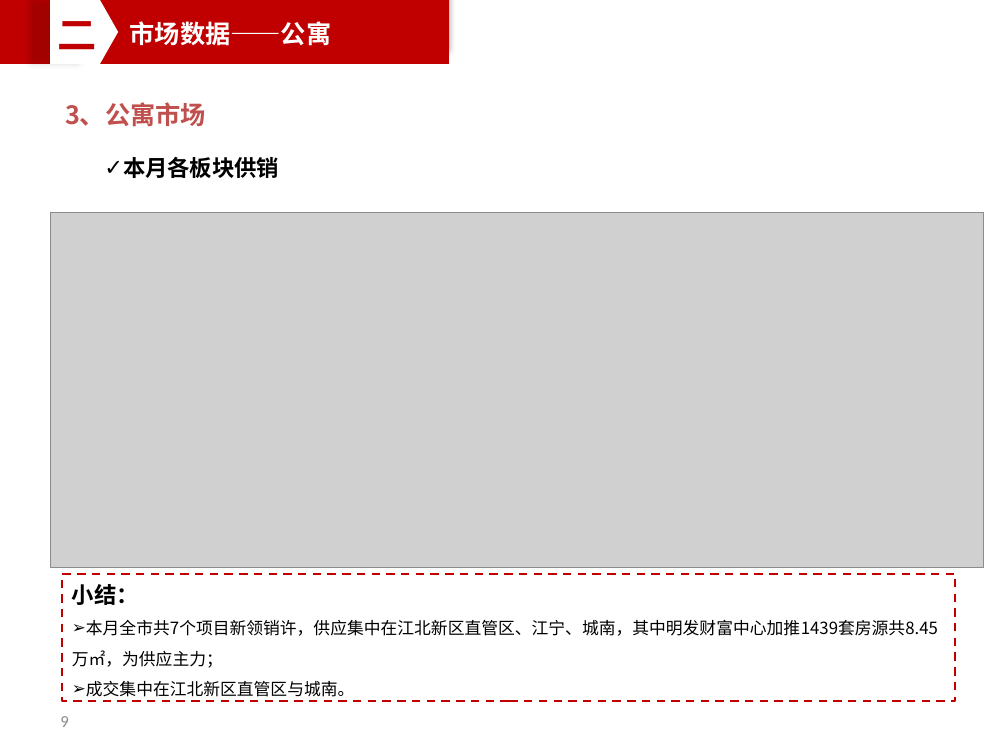
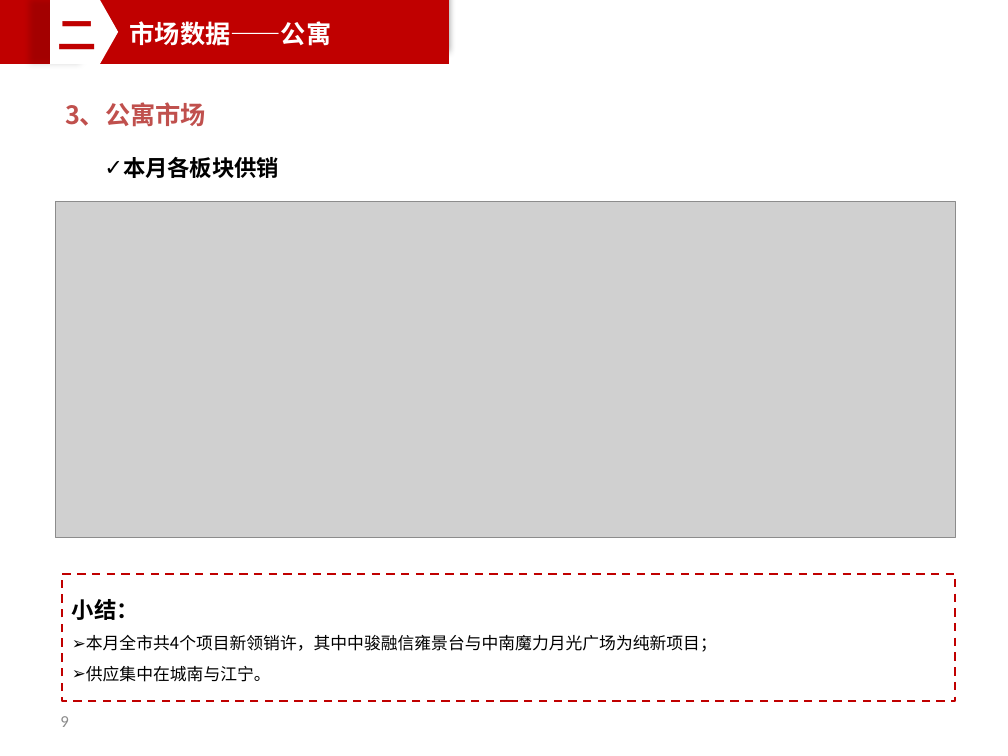
Before and after one commit to PengZiqiao/monthly_report, a slide deck: slide 9 of 南京中海2018年4月月报.pptx. Drawn at 1008x756 pixels with LibreOffice and Linux fonts; fonts in the diff are those of the drawing; grey boxes stand for pictures. Boxes give left, top, right and bottom in pixels: in the first picture for what was removed or moved away, otherwise in the second. Text is boxed around its words. In the diff, an @@ line names an element or a change of style, - is before the commit and + after.

```diff
--- a/南京中海2018年4月月报.pptx
+++ b/南京中海2018年4月月报.pptx
@@ picture: place and size @@
-picture at [50, 213, 984, 568]
+picture at [55, 202, 956, 538]
@@ text in rectangle at [86, 635, 717, 682]: text changed @@
-➢ 本月全市共7个项目新领销许，供应集中在江北新区直管区、江宁、城南，其中明发财富中心加推1439套房源共8.45万㎡，为供应主力；
-➢ 成交集中在江北新区直管区与城南。
+➢ 本月全市共4个项目新领销许，其中中骏融信雍景台与中南魔力月光广场为纯新项目；
+➢ 供应集中在城南与江宁。
```
Also in this commit, not shown: 16 other slides changed, 1 slide added, 2 other files.
